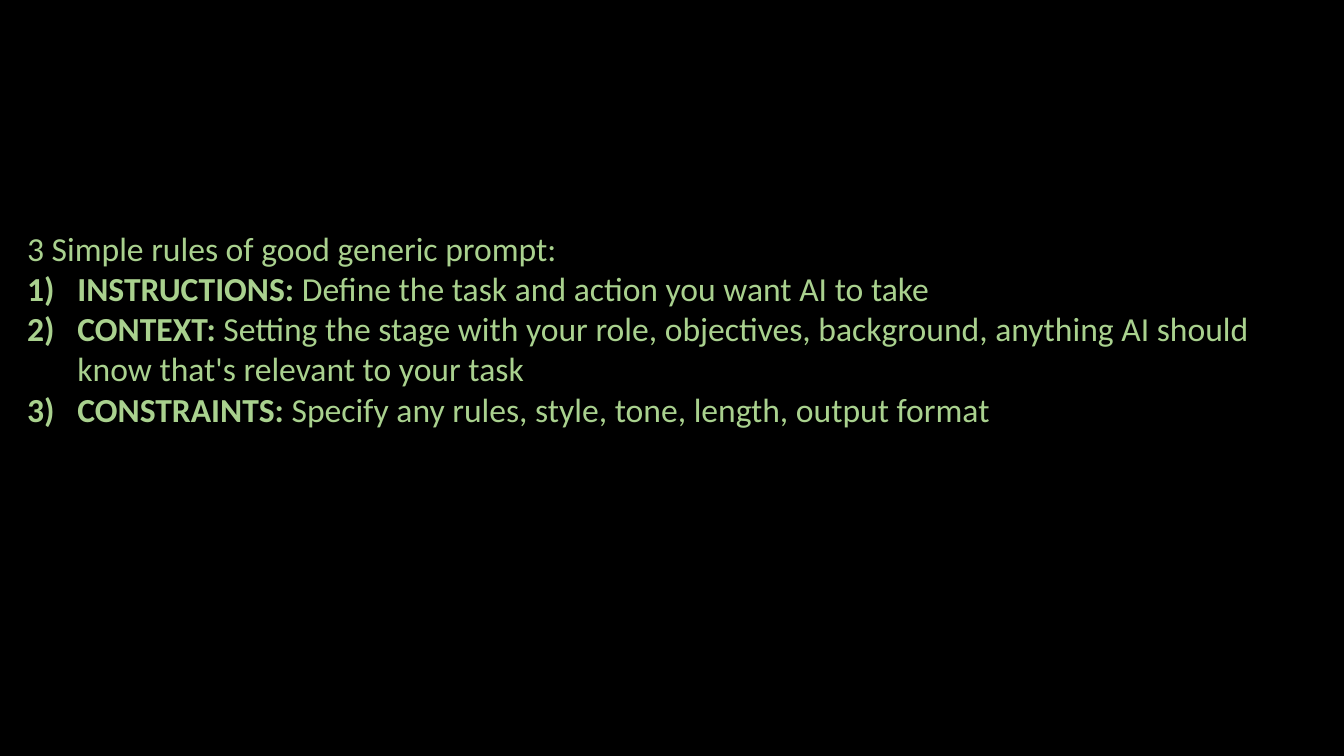
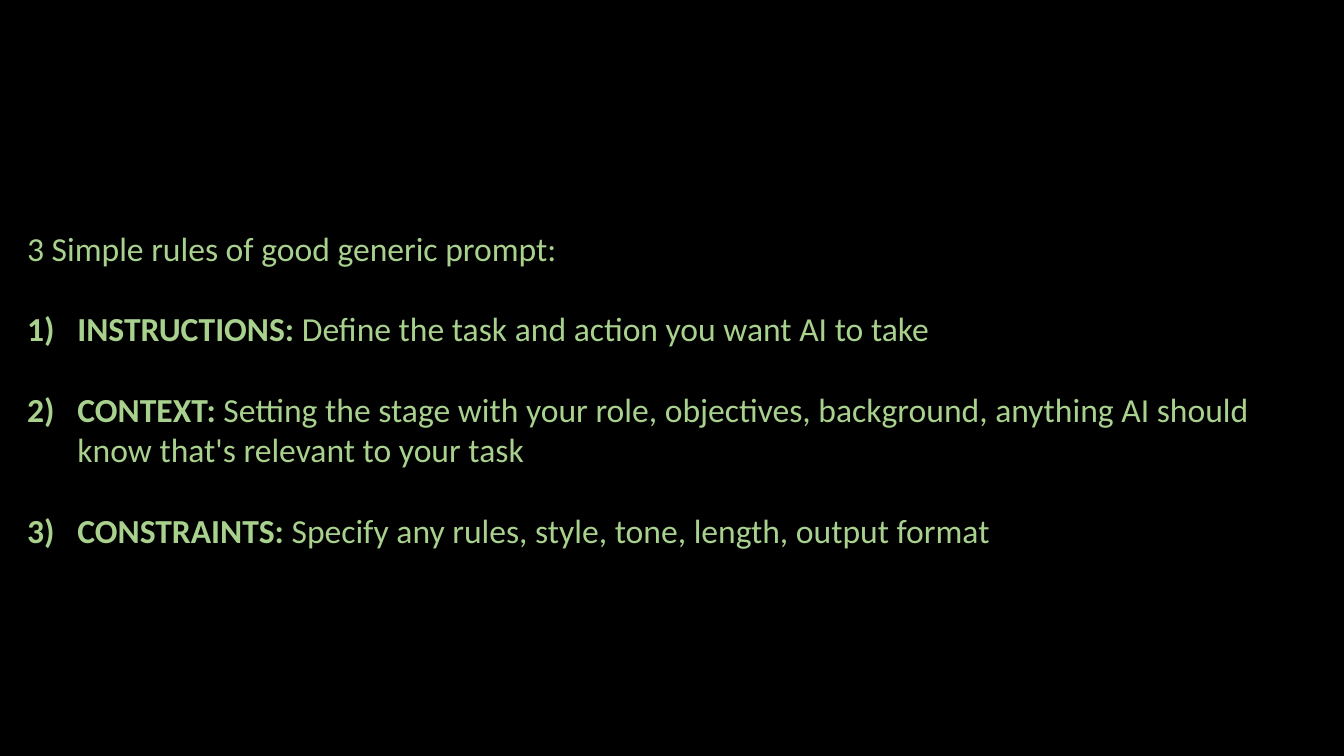
Before and after one commit to ash322ash422/youtube, a slide deck: slide 2 of prompt_engineering/pe-0-application.pptx. Drawn at 1344x756 pixels with LibreOffice and Linux fonts; fonts in the diff are those of the drawing; background and template pictures are left out. Boxes give left, top, right and bottom in pixels: in the first picture for what was removed or moved away, otherwise in the second. Text is boxed around its words. In the diff, an @@ line names an element or a change of style, - is before the commit and + after.

```diff
--- a/prompt_engineering/pe-0-application.pptx
+++ b/prompt_engineering/pe-0-application.pptx
@@ text "3 Simple rules of good ..." rewrapped from (x1=27, y1=237, x2=1248, y2=428) to (x1=27, y1=237, x2=1248, y2=549) @@
```
Also in this commit, not shown: 3 other slides changed, 17 other files.
